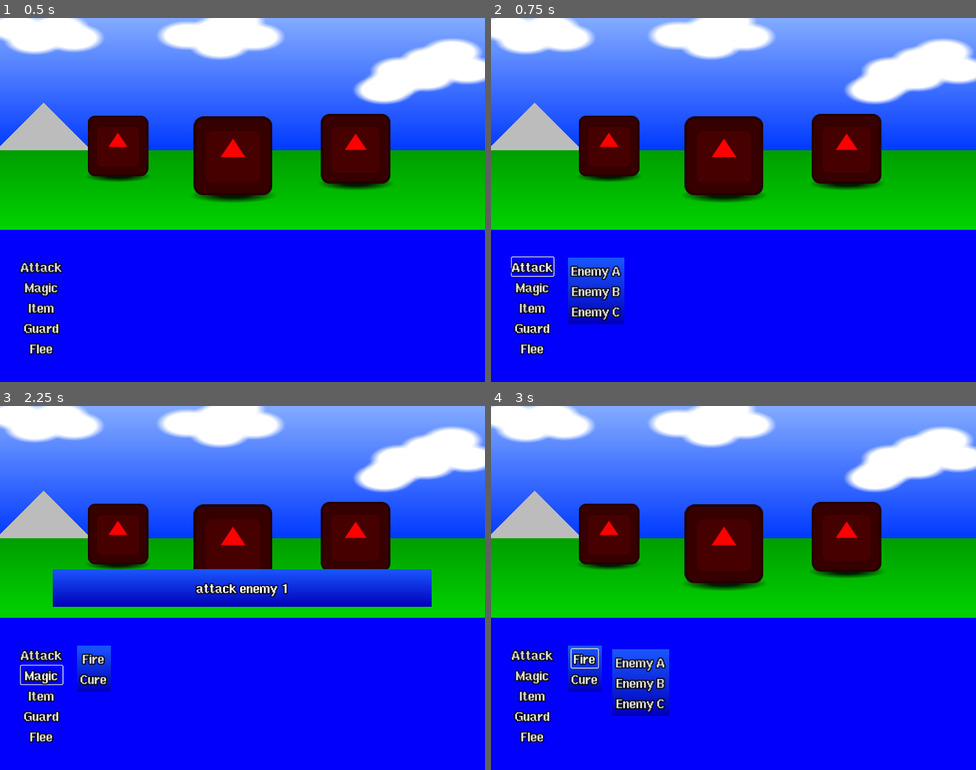
Above: before the commit, frames 1-4 (two rows, left to right).
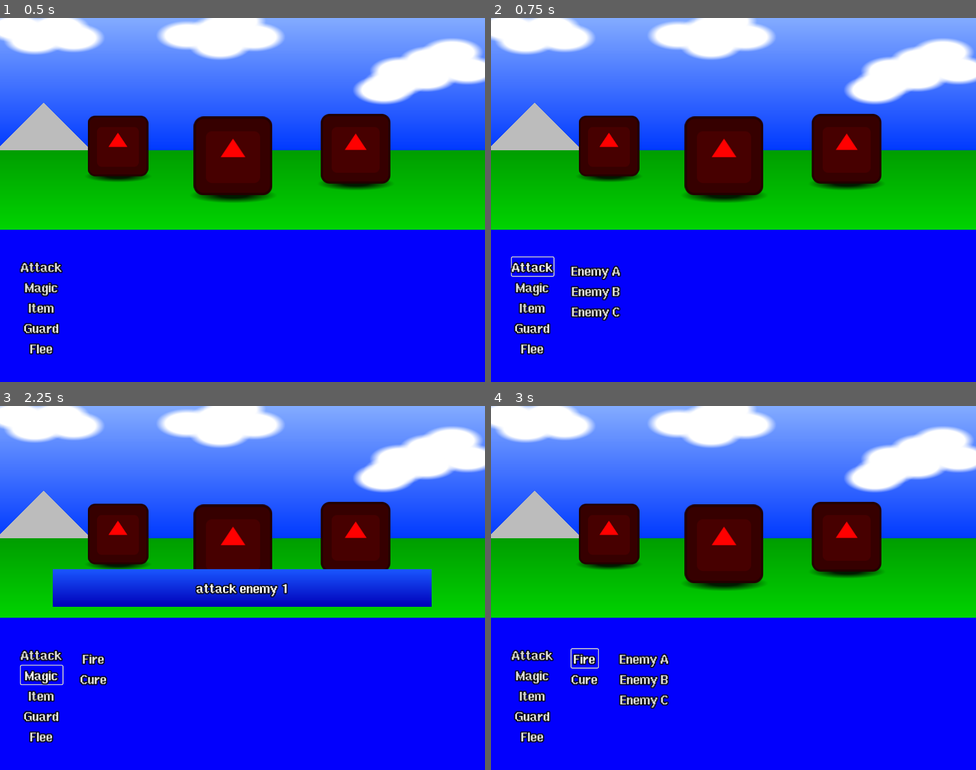
Above: after the commit, the same moments.

Repository: Toxe/godot-modal-dialogs
Game: Godot game, scene res://main.tscn
Same seed, same stepped clock (60 frames per second), same inputs: the game is played once before the commit and once after it. The engine's default icon, where the game draws it, is replaced by a stand-in: a white triangle on a blue panel in a dark square.
Inputs:
- Up to frame 1 (0.5 s): no input
- Up to frame 2 (0.75 s): click "Attack" at 0.5 s
- Up to frame 3 (2.25 s): click "Enemy A" at 1.25 s; click "Magic" at 2 s
- Up to frame 4 (3 s): click "Fire" at 2.75 s

Frame 1 is identical in both runs. In frame 2, 1.4% of the frame differs, in the area x 15-28%, y 65-85%; in frame 3, 0.7%; in frame 4, 2.7%, in the area x 15-37%, y 65-86%.

Commit message:
Dialog is now based on MarginContainer

Diff:
--- a/T05_ModalDialogs/dialog/dialog.gd
+++ b/T05_ModalDialogs/dialog/dialog.gd
@@ -1,8 +1,8 @@
-class_name Dialog extends PanelContainer
+class_name Dialog extends MarginContainer
 
 
 func add_content(control: Control) -> void:
-    $MarginContainer.add_child(control)
+    add_child(control)
 
 
 func close() -> void:
--- a/T05_ModalDialogs/dialog/dialog.tscn
+++ b/T05_ModalDialogs/dialog/dialog.tscn
@@ -3,11 +3,8 @@
 [ext_resource type="Theme" uid="uid://biy1jtch5ko3f" path="res://theme.tres" id="1_u8b5c"]
 [ext_resource type="Script" path="res://dialog/dialog.gd" id="2_gn2io"]
 
-[node name="Dialog" type="PanelContainer"]
+[node name="Dialog" type="MarginContainer"]
 offset_right = 40.0
 offset_bottom = 40.0
 theme = ExtResource("1_u8b5c")
 script = ExtResource("2_gn2io")
-
-[node name="MarginContainer" type="MarginContainer" parent="."]
-layout_mode = 2
